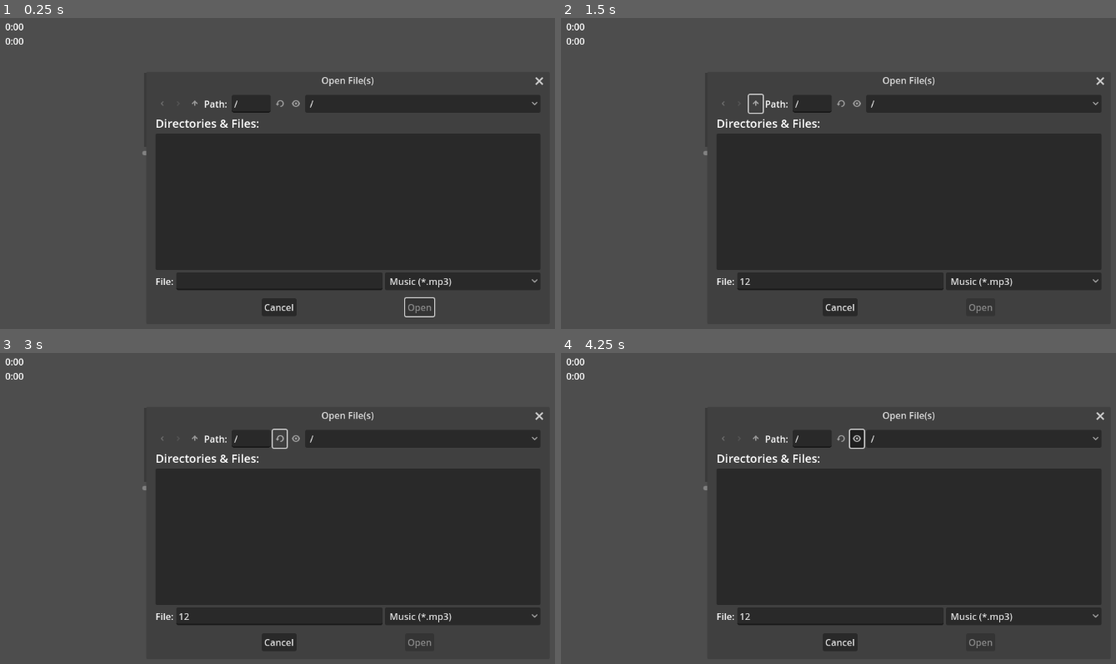
Above: before the commit, frames 1-4 (two rows, left to right).
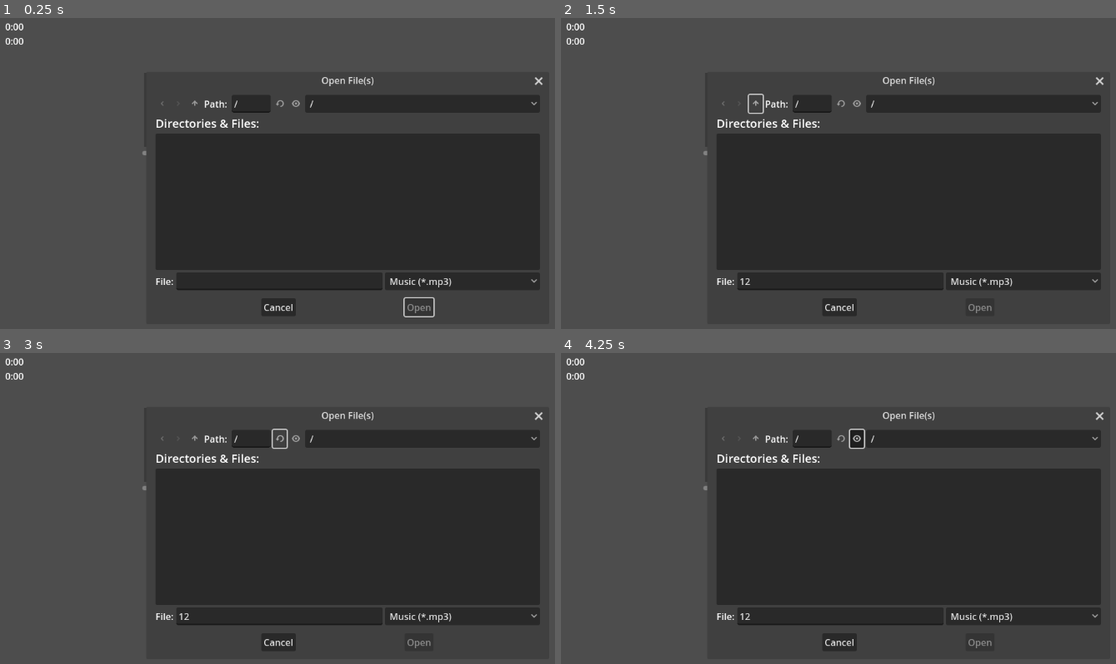
Above: after the commit, the same moments.

Repository: KindaWrks/Music-Player
Game: Godot game, scene res://MusicNode.tscn
The game is run twice, just before and just after one commit, with the same random seed, the same clock (stepped at 60 frames per second) and the same inputs. The project has no main scene, so this scene is started directly.
Inputs (mouse positions are in pixels of both pictures, inside the frame that each line leads up to):
- Up to frame 1 (0.25 s): no input
- Up to frame 2 (1.5 s): click (838, 282) at 0.52 s; type "12" at 0.6 s; click (755, 105) at 1.25 s
- Up to frame 3 (3 s): click (194, 440) at 2 s; click (277, 440) at 2.75 s
- Up to frame 4 (4.25 s): click (855, 440) at 3.5 s

The runs differ from the first frame. In frame 1, 0.2% of the frame differs, in the area x 47-98%, y 18-97%; in frame 2, 0.1%; in frame 3, 0.1%; in frame 4, 0.1%.

Commit message:
song now highlights as it plays

Diff:
--- a/MusicNode.gd
+++ b/MusicNode.gd
@@ -4,6 +4,9 @@
 
 @onready var music_time_label = $MusicTimeLabel
 @onready var music_total_time = $MusicTotalTimeLabel
+
+# Add this variable to keep track of the currently playing song index
+var current_playing_index = -1
 
 @export var audio_bus_name := "Master" #Makes the var Master audio bus
 @onready var _bus := AudioServer.get_bus_index(audio_bus_name) #Sets bus index to Master
@@ -28,6 +31,22 @@
 	update_time_labels()
 
 
+# Update the appearance of the song list
+func update_song_list_appearance():
+	for i in range($song_list.get_item_count()):
+		var item_text = musicarray[i].get_file().get_basename()
+		$song_list.set_item_text(i, item_text)
+
+		# Highlight the currently playing song
+		if i == current_playing_index:
+			$song_list.select(i)
+
+# Add this function to update the appearance of the song list when a new song starts playing
+func update_current_playing_index(index):
+	current_playing_index = index
+	update_song_list_appearance()
+
+
 func update_time_labels():
 	if $AudioStreamPlayer.playing:
 		var total_length = int($AudioStreamPlayer.stream.get_length())
@@ -41,9 +60,12 @@
 	print(musicarray)
 
 
+# Check if the song ended and play the next song in the queue
 func next_song_in_array():
-	# Check if the song ended and play the next song in the queue
 	if not $AudioStreamPlayer.playing and musicarray.size() > 0:
+		musicindex += 1
+		if musicindex >= musicarray.size():
+			musicindex = 0
 		play_next_song()
 
 
@@ -64,14 +86,18 @@
 		$song_list.add_item(file_name_without_extension)
 
 
+# Function to play the next song in the queue
 func play_next_song():
-	var next_song_path = musicarray[musicindex] # Get the next song from the queue
-	var snd_file = FileAccess.open(next_song_path, FileAccess.READ) #Open path and read from the file
-	var stream = AudioStreamMP3.new() #Create a new MP3 Audio stream
-	stream.data = snd_file.get_buffer(snd_file.get_length()) # Load entire song into memory(not ideal)
-	snd_file.close() #Close file.
-	$AudioStreamPlayer.stream = stream  #The loaded song in memory
+	var next_song_path = musicarray[musicindex]
+	var snd_file = FileAccess.open(next_song_path, FileAccess.READ)
+	var stream = AudioStreamMP3.new()
+	stream.data = snd_file.get_buffer(snd_file.get_length())
+	snd_file.close()
+	$AudioStreamPlayer.stream = stream
 	$AudioStreamPlayer.play()
+
+	# Update the currently playing index and the appearance of the song list
+	update_current_playing_index(musicindex)
 
 
 func _on_buttonshow_pressed(): #Show Filedialog
@@ -97,3 +123,7 @@
 	snd_file.close()
 	$AudioStreamPlayer.stream = stream
 	$AudioStreamPlayer.play()
+
+	# Update the currently playing index and the appearance of the song list
+	var index = musicarray.find(song_path)
+	update_current_playing_index(index)
